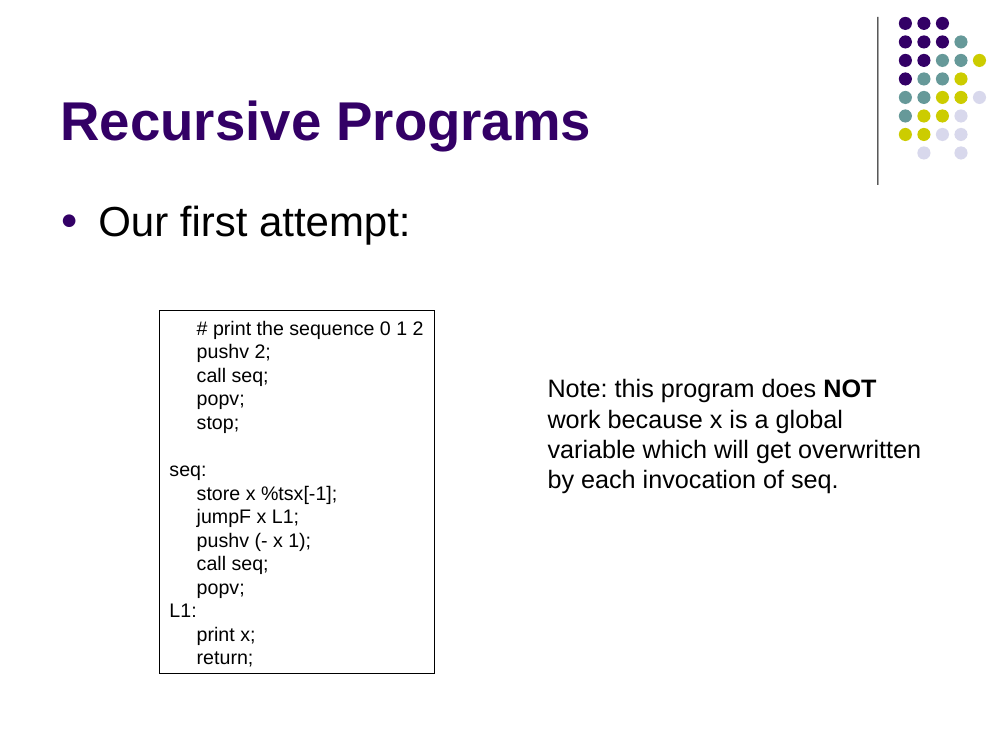
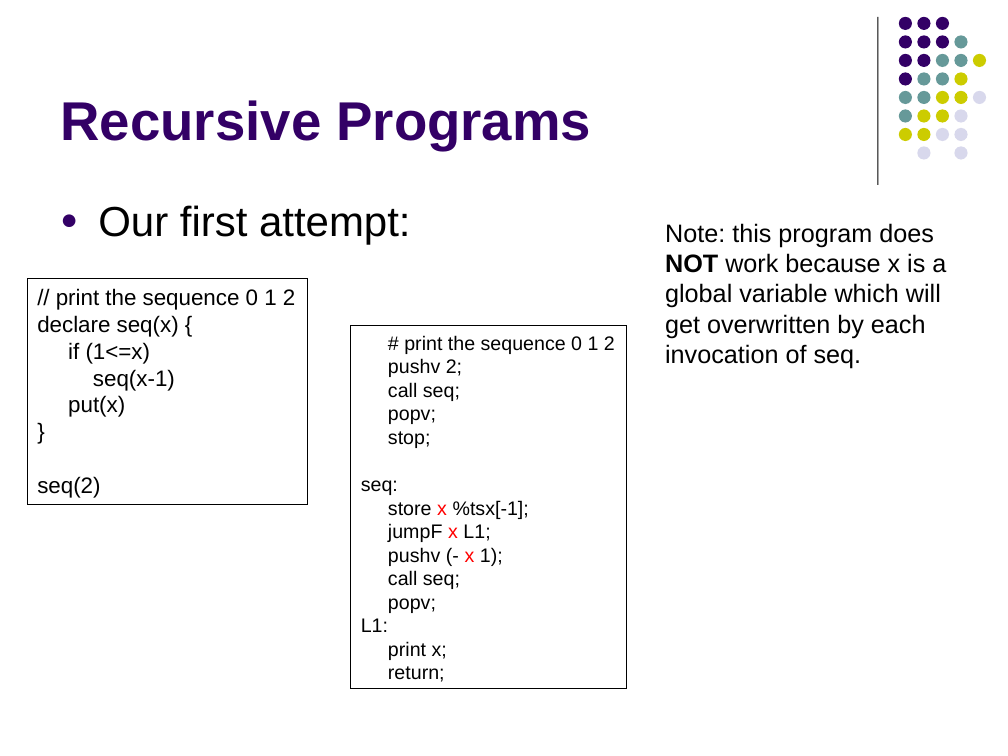
Before and after one commit to lutzhamel/CSC402, a slide deck: slide 30 of csc402-ln014.pptx (slide 28 before the commit). Drawn at 1008x756 pixels with LibreOffice and Linux fonts; fonts in the diff are those of the drawing. Boxes give left, top, right and bottom in pixels: in the first picture for what was removed or moved away, otherwise in the second. Text is boxed around its words. In the diff, an @@ line names an element or a change of style, - is before the commit and + after.

```diff
--- a/csc402-ln014.pptx
+++ b/csc402-ln014.pptx
@@ text at [665,223,946,369]: text changed @@
-Note: this program does NOT
-work because x is a global
-variable which will get overwritten
-by each invocation of seq.
+Note: this program does NOT work because x is a global variable which will get overwritten by each invocation of seq.
@@ rectangle added at [27,278,307,505], outline #000000 0.75 pt, 16 pt, text #000000 @@
+// print the sequence 0 1 2
+declare seq(x) {
+if (1<=x)
+seq(x-1)
+put(x)
+}
+seq(2)
@@ rectangle "# print the sequence 0 ...": place and size @@
-rectangle "# print the sequence 0 ..." at [159,310,434,673]
+rectangle "# print the sequence 0 ..." at [351,326,626,688]
@@ text in rectangle at [388,500,529,566]: text colour #000000 to #FF0000 in "x", "x", "x" @@
```
Also in this commit, not shown: 8 other slides changed, 1 slide added, 11 other files.
